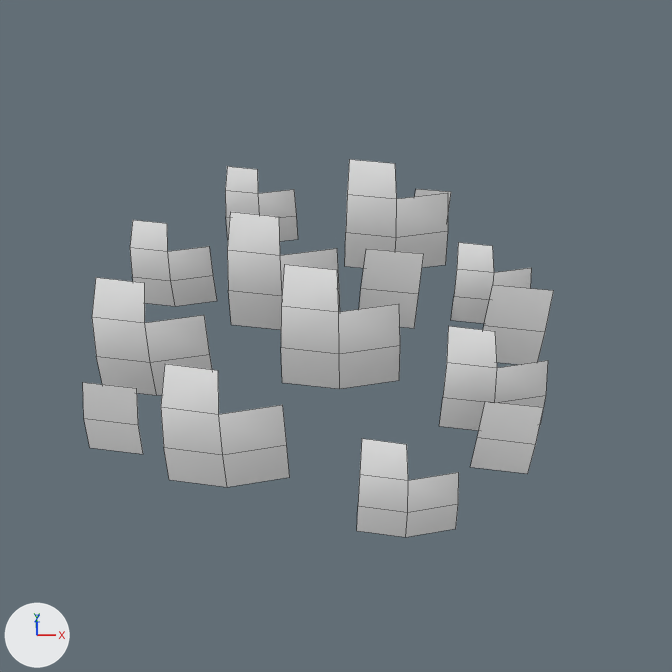
One commit to the Blender file models/level/spring/grass/grass_1.blend: the scene before it, then after it.
The view is the same before and after, from the file's camera 'Camera'. Lighting does not change. The marker at lower left points along +X, +Y and +Z. Mesh edges are drawn as thin lines.

Objects in the first picture: 'Grass1Mesh'.
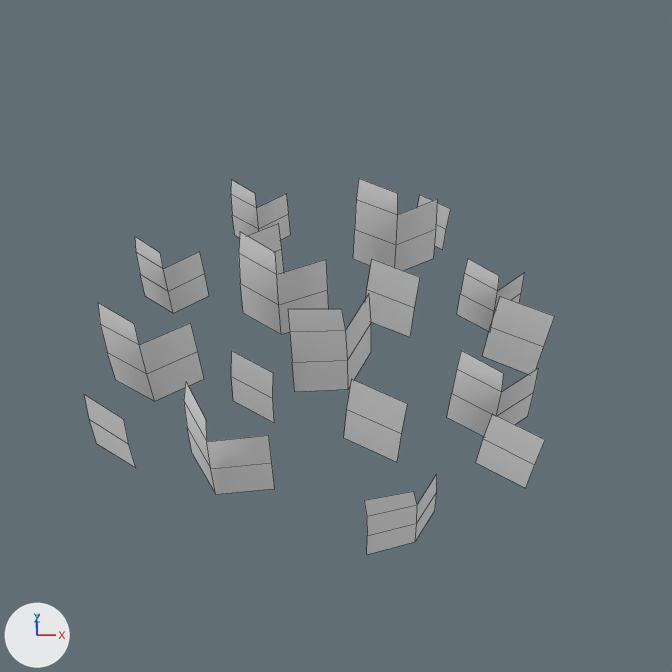
Where the change shows, as pixel boxes [x1, y1, x2, y2] in the pictures (672 x 672 px; the box of a moved part takes in the faces that stretch with it):
'Grass1Mesh', reshaped
    before: [83, 159, 554, 537]
    after: [84, 179, 555, 554]
part 1 of me_grass1mesh, moved or reshaped
    before: [359, 249, 424, 328]
    after: [366, 259, 420, 337]
part 2 of me_grass1mesh, moved or reshaped
    before: [415, 189, 451, 213]
    after: [417, 195, 451, 249]
part 3 of me_grass1mesh, moved or reshaped
    before: [483, 285, 554, 365]
    after: [482, 296, 555, 374]
part 4 of me_grass1mesh, moved or reshaped
    before: [470, 401, 544, 474]
    after: [476, 414, 545, 488]
part 5 of me_grass1mesh, moved or reshaped
    before: [83, 382, 143, 454]
    after: [84, 394, 135, 467]
part 6 of me_grass1mesh, added
    after: [344, 379, 408, 462]
part 7 of me_grass1mesh, added
    after: [231, 351, 274, 423]
part 8 of me_grass1mesh, added
    after: [248, 223, 284, 274]
part 9 of me_grass1mesh, rebuilt (20% narrower, 13% shorter)
    before: [227, 212, 340, 330]
    after: [239, 232, 329, 334]
part 10 of me_grass1mesh, rebuilt
    before: [225, 166, 298, 241]
    after: [231, 180, 291, 239]
part 11 of me_grass1mesh, rebuilt (30% narrower, 21% shorter)
    before: [281, 264, 400, 389]
    after: [288, 294, 371, 392]
part 12 of me_grass1mesh, rebuilt (15% narrower, 10% shorter)
    before: [130, 220, 217, 306]
    after: [135, 236, 209, 313]
part 13 of me_grass1mesh, rebuilt (17% narrower, 15% shorter)
    before: [345, 159, 448, 268]
    after: [353, 179, 438, 271]
part 14 of me_grass1mesh, rebuilt (28% narrower, 20% shorter)
    before: [357, 438, 459, 537]
    after: [364, 475, 437, 554]
part 15 of me_grass1mesh, rebuilt (12% narrower, 17% shorter)
    before: [92, 277, 212, 395]
    after: [98, 303, 204, 401]
part 16 of me_grass1mesh, rebuilt (29% narrower, 10% shorter)
    before: [161, 364, 290, 487]
    after: [184, 383, 275, 494]
part 17 of me_grass1mesh, rebuilt (15% narrower, 18% shorter)
    before: [439, 326, 548, 431]
    after: [447, 350, 539, 436]
part 18 of me_grass1mesh, rebuilt (16% narrower, 11% shorter)
    before: [451, 242, 532, 323]
    after: [457, 259, 525, 331]

The change, as a diff of the scene's bpy script:
```diff
--- a/models/level/spring/grass/grass_1.blend.py
+++ b/models/level/spring/grass/grass_1.blend.py
@@ me_grass1mesh @@
-me_grass1mesh.from_pydata(...)  # 140 vertices, 60 faces; spans x -0.76..0.83, y -0.77..0.78, z -0.02..0.37
+me_grass1mesh.from_pydata(...)  # 158 vertices, 66 faces; spans x -0.73..0.81, y -0.82..0.69, z -0.02..0.37
+# me_grass1mesh part 1: the loose piece of 6 vertices spanning x 0.16..0.4, y 0.1..0.23, z -0.01..0.28 is multiplied about its middle by the matrix ((0.869, 0.328, -0.109), (-0.344, 0.85, -0.186), (0.034, 0.212, 0.91)), then moved by (0.0, -0.05, 0.0)
+# me_grass1mesh part 2: the loose piece of 6 vertices spanning x 0.4..0.57, y 0.62..0.7, z -0.01..0.2 is multiplied about its middle by the matrix ((0.842, 0.475, -0.146), (-0.495, 0.826, -0.168), (0.042, 0.218, 0.952)), then moved by (0.0, -0.05, 0.0)
+# me_grass1mesh part 3: the loose piece of 6 vertices spanning x 0.59..0.83, y -0.09..0.03, z -0.01..0.28 is multiplied about its middle by the matrix ((0.869, 0.328, -0.109), (-0.344, 0.85, -0.186), (0.034, 0.212, 0.91)), then moved by (0.0, -0.05, 0.0)
+# me_grass1mesh part 4: the loose piece of 6 vertices spanning x 0.51..0.71, y -0.55..-0.44, z -0.01..0.24 is multiplied about its middle by the matrix ((0.859, 0.392, -0.125), (-0.41, 0.841, -0.178), (0.037, 0.214, 0.927)), then moved by (0.0, -0.05, 0.0)
+# me_grass1mesh part 5: the loose piece of 6 vertices spanning x -0.75..-0.55, y -0.46..-0.35, z -0.01..0.24 is multiplied about its middle by the matrix ((0.859, 0.392, -0.125), (-0.41, 0.841, -0.178), (0.037, 0.214, 0.927)), then moved by (0.0, -0.05, 0.0)
+# me_grass1mesh part 6: the loose piece of 6 vertices spanning x 0.51..0.71, y -0.55..-0.44, z -0.01..0.24 is copied, and the copy is multiplied about its middle by the matrix ((1.022, 0.385, -0.128), (-0.404, 1.0, -0.218), (0.04, 0.25, 1.071)), then moved by (-0.41, 0.06, 0.02); it spans x 0.1..0.28, y -0.5..-0.38, z -0.01..0.28
+# me_grass1mesh part 7: the loose piece of 6 vertices spanning x -0.75..-0.55, y -0.46..-0.35, z -0.01..0.24 is copied, and the copy is multiplied about its middle by the matrix ((0.859, 0.392, -0.125), (-0.41, 0.841, -0.178), (0.037, 0.214, 0.927)), then moved by (0.45, 0.13, 0.0); it spans x -0.29..-0.13, y -0.33..-0.22, z -0.01..0.24
+# me_grass1mesh part 8: the loose piece of 6 vertices spanning x 0.16..0.4, y 0.1..0.23, z -0.01..0.28 is copied, and the copy is multiplied about its middle by the matrix ((0.604, -0.53, 0.098), (0.538, 0.584, -0.157), (0.032, 0.182, 0.788)), then moved by (-0.49, 0.21, -0.02); it spans x -0.28..-0.13, y 0.32..0.43, z -0.01..0.24
+# me_grass1mesh part 9: the loose piece of 11 vertices spanning x -0.33..0.1, y 0.1..0.34, z -0.01..0.37 is rebuilt with 11 vertices and now spans x -0.28..0.05, y 0.08..0.23, z -0.01..0.37
+# me_grass1mesh part 10: the loose piece of 11 vertices spanning x -0.38..-0.08, y 0.61..0.78, z -0.01..0.26 is rebuilt with 11 vertices and now spans x -0.36..-0.11, y 0.57..0.69, z -0.01..0.26
+# me_grass1mesh part 11: the loose piece of 11 vertices spanning x -0.12..0.3, y -0.19..0.05, z -0.01..0.37 is rebuilt with 11 vertices and now spans x -0.08..0.21, y -0.2..0.0, z -0.01..0.37
+# me_grass1mesh part 12: the loose piece of 11 vertices spanning x -0.71..-0.39, y 0.23..0.42, z -0.01..0.28 is rebuilt with 11 vertices and now spans x -0.68..-0.43, y 0.2..0.32, z -0.01..0.28
+# me_grass1mesh part 13: the loose piece of 11 vertices spanning x 0.12..0.54, y 0.43..0.67, z -0.01..0.37 is rebuilt with 11 vertices and now spans x 0.16..0.49, y 0.41..0.54, z -0.01..0.37
+# me_grass1mesh part 14: the loose piece of 11 vertices spanning x 0.13..0.43, y -0.77..-0.59, z -0.01..0.26 is rebuilt with 11 vertices and now spans x 0.14..0.37, y -0.82..-0.68, z -0.01..0.26
+# me_grass1mesh part 15: the loose piece of 11 vertices spanning x -0.76..-0.36, y -0.21..0.02, z -0.01..0.35 is rebuilt with 11 vertices and now spans x -0.72..-0.4, y -0.23..-0.1, z -0.01..0.35
+# me_grass1mesh part 16: the loose piece of 11 vertices spanning x -0.47..-0.08, y -0.58..-0.36, z -0.01..0.34 is rebuilt with 11 vertices and now spans x -0.41..-0.13, y -0.61..-0.43, z -0.01..0.34
+# me_grass1mesh part 17: the loose piece of 11 vertices spanning x 0.43..0.78, y -0.38..-0.17, z -0.02..0.29 is rebuilt with 11 vertices and now spans x 0.46..0.74, y -0.41..-0.28, z -0.02..0.29
+# me_grass1mesh part 18: the loose piece of 11 vertices spanning x 0.52..0.82, y 0.12..0.29, z -0.01..0.26 is rebuilt with 11 vertices and now spans x 0.55..0.79, y 0.08..0.2, z -0.01..0.26
 me_grass1mesh.materials.append(mat_grass)
```
